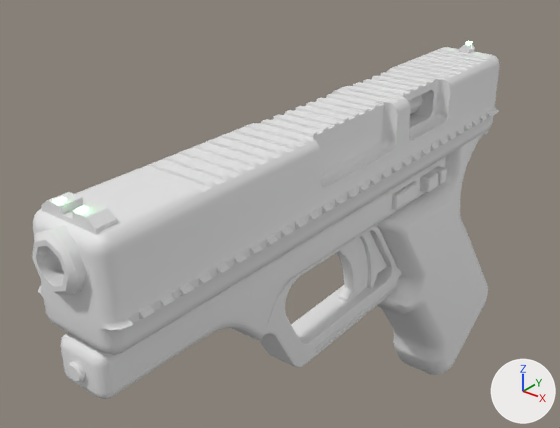
Renders of the FBX model Assets/Models/Pistol.fbx from each side of a commit.
One viewpoint serves both versions: a 50 mm lens placed at (0.0797, -0.1046, 0.069), pointed at (-0.0144, 0.013, -0.0039). The axes (+X, +Y, +Z) are drawn at lower right. The lights are the same throughout.

The first picture shows 'Pistol'.
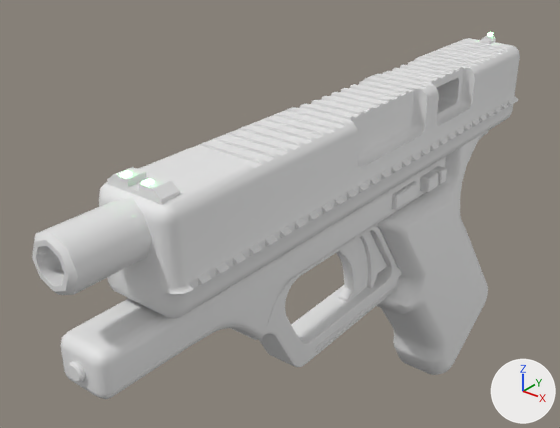
The newer file adds a shape key; the second version is drawn at full value of the shape key 'Key 1' of 'Pistol', and the change is written as the vertex moves it makes.

Changed parts and their boxes [x1, y1, x2, y2] in the pictures (560 x 428 px; the box of a moved part takes in the faces that stretch with it):
'Pistol', reshaped: before [32, 41, 500, 399]; after [32, 32, 520, 399]
part 1 of me_cube_002, moved or reshaped: before [33, 47, 500, 355]; after [99, 38, 520, 318]
part 2 of me_cube_002, moved or reshaped: before [41, 192, 117, 235]; after [107, 167, 180, 205]
part 3 of me_cube_002, moved or reshaped: before [459, 44, 475, 53]; after [480, 35, 496, 44]
part 4 of me_cube_002, moved or reshaped: before [75, 206, 89, 214]; after [142, 179, 154, 186]
part 5 of me_cube_002, moved or reshaped: before [53, 197, 67, 205]; after [120, 171, 132, 178]

Edits to the bpy script that builds the scene:
```text
Change me_cube_002:
    where me_cube_002.from_pydata(...)  # 3521 vertices, 2876 faces; spans x -0.0255..0.0651, y -0.0536..0.0832, z -0.0093..0.0093
    used by ob_pistol; location = (0.0, -0.0001, 0.0); rotation_euler = (0.0, 1.571, 0.0), in degrees (0, 90, 0)
    me_cube_002 part 1: the loose piece of 1334 vertices spanning x -0.0234..-0.004, y -0.0514..0.0694, z -0.0093..0.0093 is moved by (0.0, 0.0116, 0.0)
    me_cube_002 part 2: the loose piece of 28 vertices spanning x -0.0251..-0.0204, y -0.0499..-0.0463, z -0.0057..0.0057 is moved by (0.0, 0.0116, 0.0)
    me_cube_002 part 3: the loose piece of 12 vertices spanning x -0.0251..-0.0228, y 0.0641..0.0677, z -0.0012..0.0012 is moved by (0.0, 0.0116, 0.0)
    me_cube_002 part 4: the loose piece of 8 vertices spanning x -0.0255..-0.0246, y -0.0499..-0.0484, z 0.0018..0.0028 is moved by (0.0, 0.0116, 0.0)
    me_cube_002 part 5: the loose piece of 8 vertices spanning x -0.0255..-0.0246, y -0.0499..-0.0484, z -0.0028..-0.0018 is moved by (0.0, 0.0116, 0.0)
```
